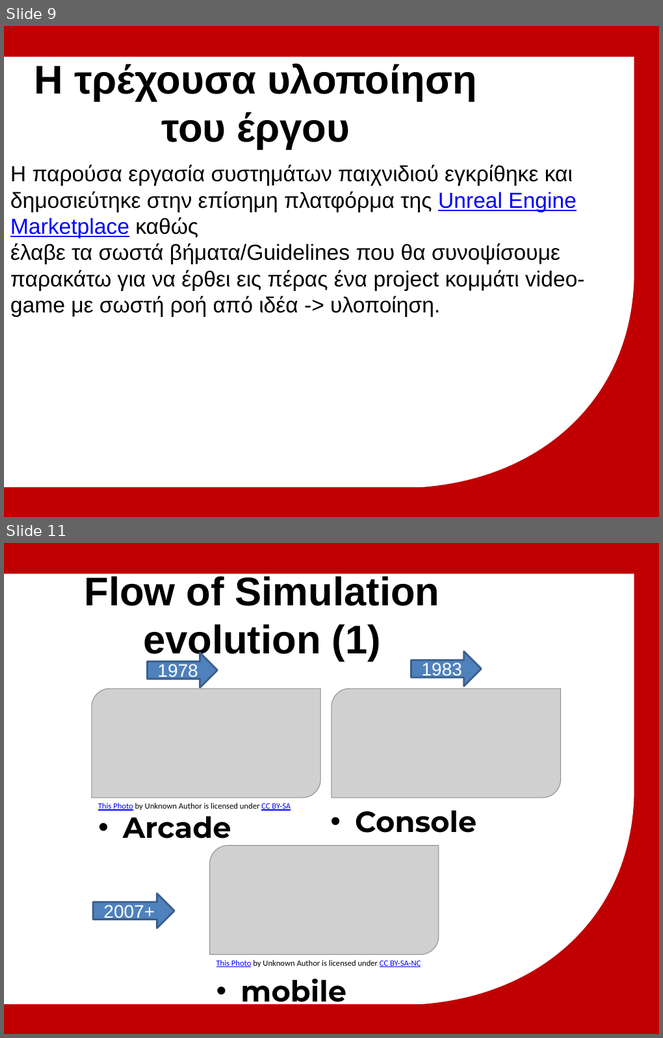
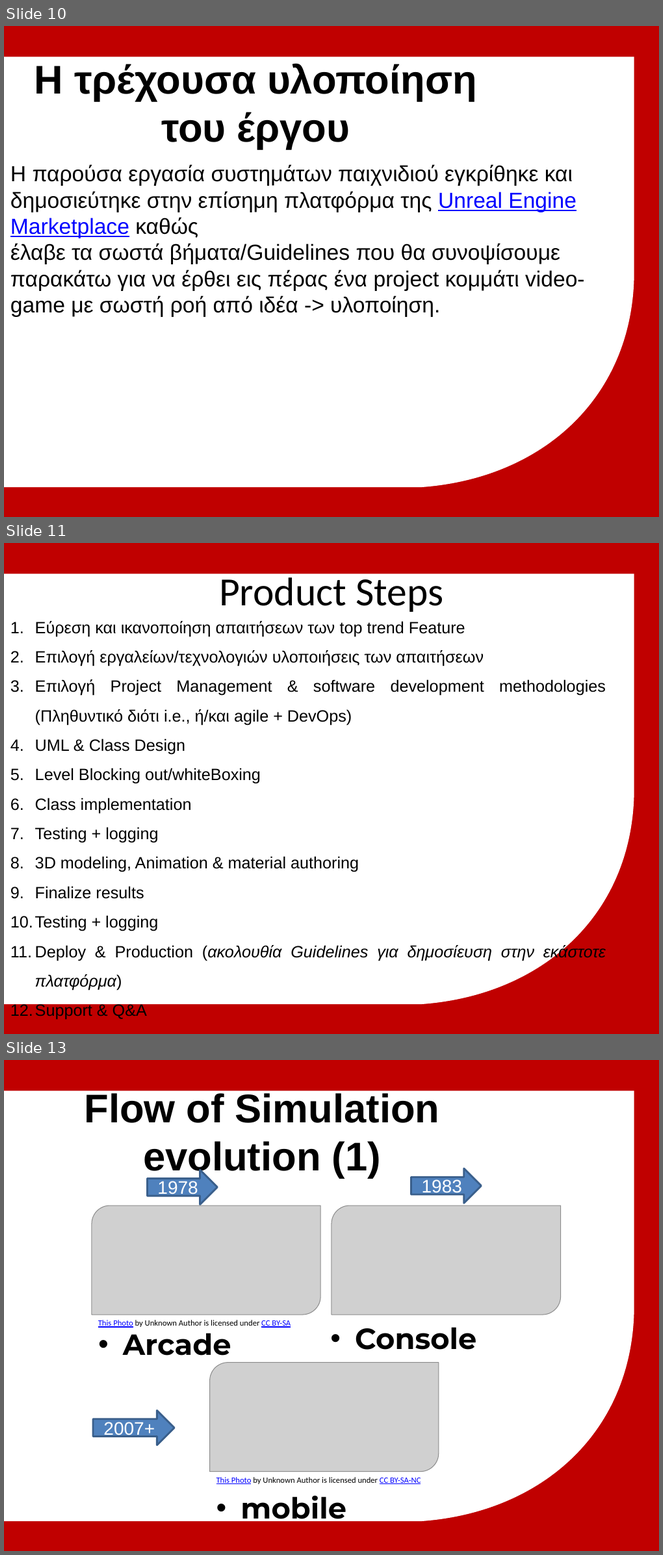
Before and after one commit to michailmarkou1995/BSc-Computer-Science-Projects, a slide deck: MENTAL WEALTH PROFESSIONAL LIFE 3 (PROJECT) (CN6000)/Research_Thesis_Main/Μητροπολιτικό Κολλέγιο_ΣΕΚΦ[Μιχαηλ Μαρκου] Advanced multiplayer game mechanics.pptx. Shown one above the other, each under a label of ours: slides 9 and 11 before the commit, slides 10, 11 and 13 after it; the slides between them are not shown. The pictures are 663x1038 and 663x1555 pixels, drawn with LibreOffice and Linux fonts; fonts in the diff are those of the drawing; grey boxes stand for pictures; background and template pictures are left out. Boxes give left, top, right and bottom in pixels: in the first picture for what was removed or moved away, otherwise in the second. Text is boxed around its words. In the diff, an @@ line names an element or a change of style, - is before the commit and + after.

```diff
--- a/MENTAL WEALTH PROFESSIONAL LIFE 3 (PROJECT) (CN6000)/Research_Thesis_Main/Μητροπολιτικό Κολλέγιο_ΣΕΚΦ[Μιχαηλ Μαρκου] Advanced multiplayer game mechanics.pptx
+++ b/MENTAL WEALTH PROFESSIONAL LIFE 3 (PROJECT) (CN6000)/Research_Thesis_Main/Μητροπολιτικό Κολλέγιο_ΣΕΚΦ[Μιχαηλ Μαρκου] Advanced multiplayer game mechanics.pptx
@@ slide 11 added at (4, 543, 659, 1034), background #C00000; not listed: 1 template element that a slide beside it also shows @@
@@ title added at (219, 572, 443, 612), 44 pt, text #000000 @@
+Product Steps
@@ text added at (35, 621, 606, 1020), 18 pt, text #000000 @@
+1. Εύρεση και ικανοποίηση απαιτήσεων των top trend Feature
+2. Επιλογή εργαλείων/τεχνολογιών υλοποιήσεις των απαιτήσεων
+3. Επιλογή Project Management & software development methodologies (Πληθυντικό διότι i.e., ή/και agile + DevOps)
+4. UML & Class Design
+5. Level Blocking out/whiteBoxing
+6. Class implementation
+7. Testing + logging
+8. 3D modeling, Animation & material authoring
+9. Finalize results
+10. Testing + logging
+11. Deploy & Production (ακολουθία Guidelines για δημοσίευση στην εκάστοτε πλατφόρμα)
+12. Support & Q&A
@@ what was slide 9 is now slide 10 @@
@@ what was slide 11 is now slide 13 @@
```
Also in this commit, not shown: 3 slides changed, 10 other slides added, 2 slides removed.
